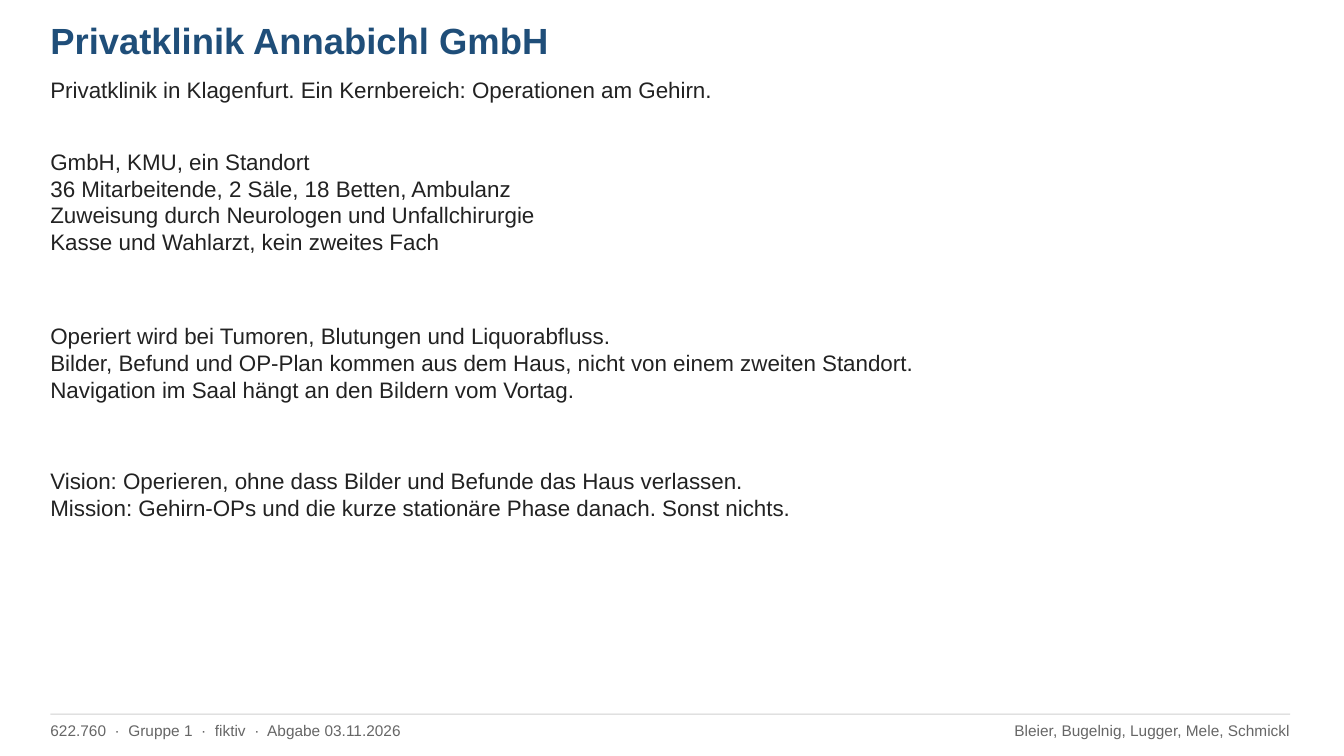
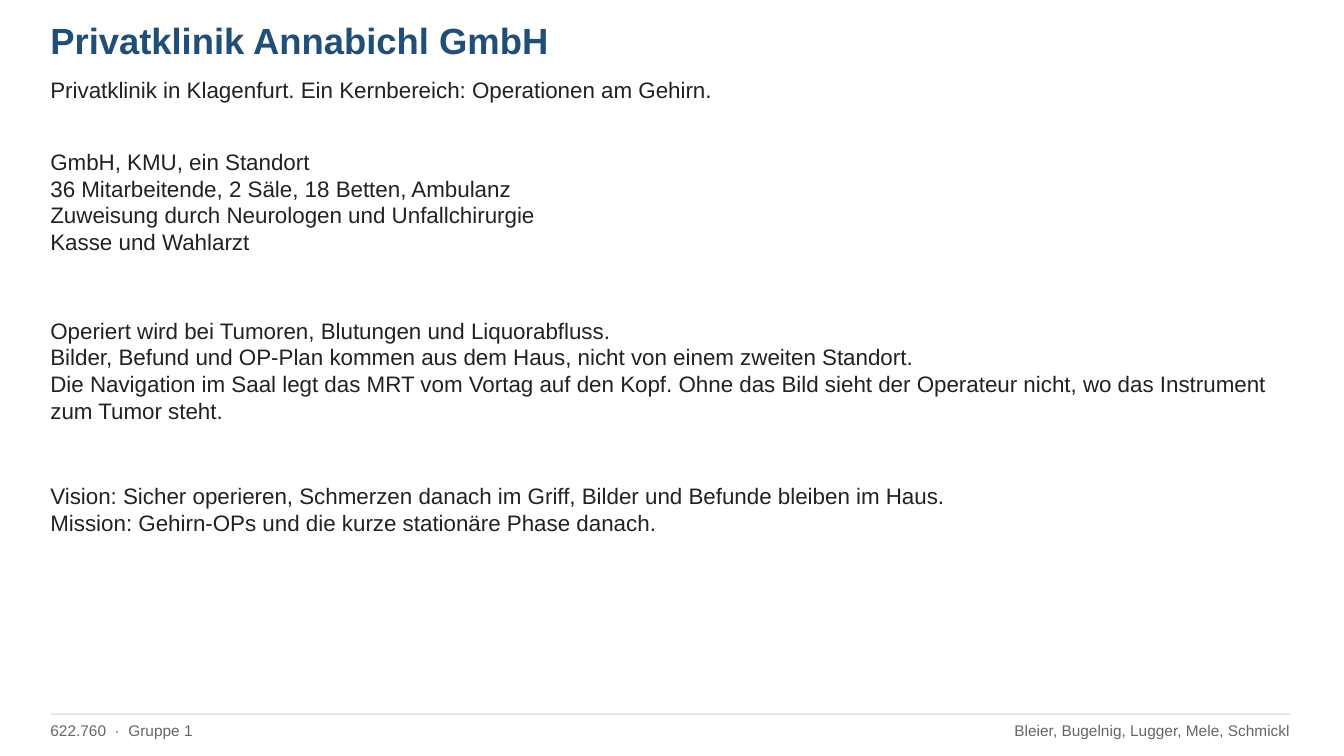
Before and after one commit to raphaelbleier/aau_26W_bleier, a slide deck: slide 1 of Informationssicherheitsmanagement/gruppenarbeit1/Gruppenarbeit1_Informationssicherheitsstrategie.pptx. Drawn at 1344x756 pixels with LibreOffice and Linux fonts; fonts in the diff are those of the drawing. Boxes give left, top, right and bottom in pixels: in the first picture for what was removed or moved away, otherwise in the second. Text is boxed around its words. In the diff, an @@ line names an element or a change of style, - is before the commit and + after.

Commit message:
docs(ism): tighten clinic slide wording

```diff
--- a/Informationssicherheitsmanagement/gruppenarbeit1/Gruppenarbeit1_Informationssicherheitsstrategie.pptx
+++ b/Informationssicherheitsmanagement/gruppenarbeit1/Gruppenarbeit1_Informationssicherheitsstrategie.pptx
@@ text at (x1=50, y1=233, x2=249, y2=251): text changed @@
-Kasse und Wahlarzt, kein zweites Fach
+Kasse und Wahlarzt
@@ text at (x1=50, y1=375, x2=1265, y2=420): text changed @@
-Navigation im Saal hängt an den Bildern vom Vortag.
+Die Navigation im Saal legt das MRT vom Vortag auf den Kopf. Ohne das Bild sieht der Operateur nicht, wo das Instrument zum Tumor steht.
@@ text at (x1=50, y1=487, x2=944, y2=532): text changed @@
-Vision: Operieren, ohne dass Bilder und Befunde das Haus verlassen.
-Mission: Gehirn-OPs und die kurze stationäre Phase danach. Sonst nichts.
+Vision: Sicher operieren, Schmerzen danach im Griff, Bilder und Befunde bleiben im Haus.
+Mission: Gehirn-OPs und die kurze stationäre Phase danach.
@@ text at (x1=50, y1=725, x2=193, y2=739): text changed @@
-622.760 · Gruppe 1 · fiktiv · Abgabe 03.11.2026
+622.760 · Gruppe 1
```
Also in this commit, not shown: 3 other slides changed.
